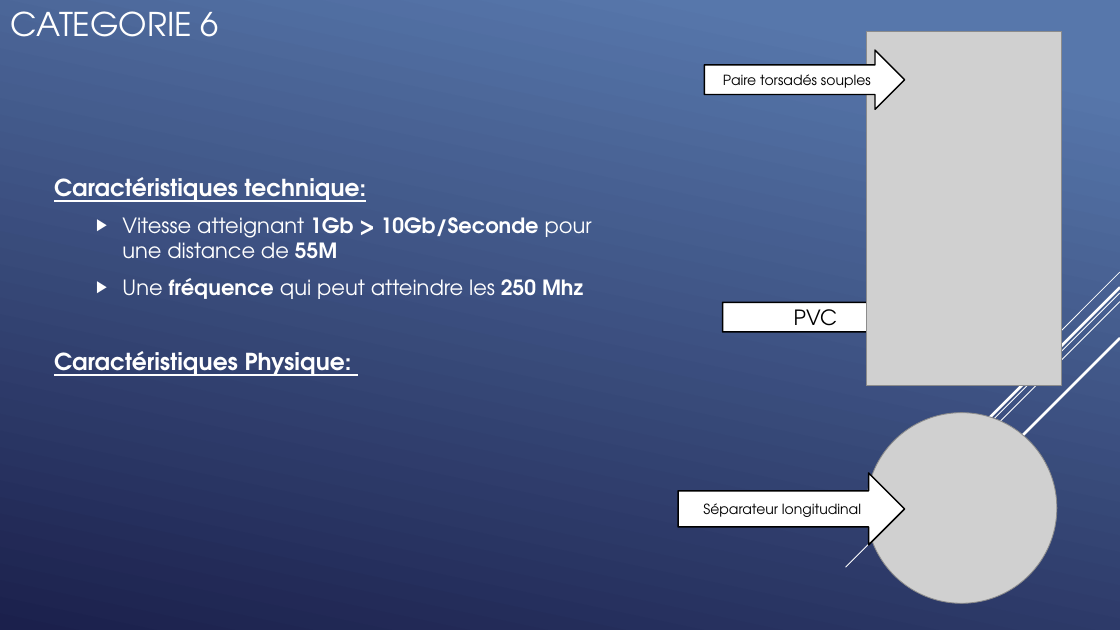
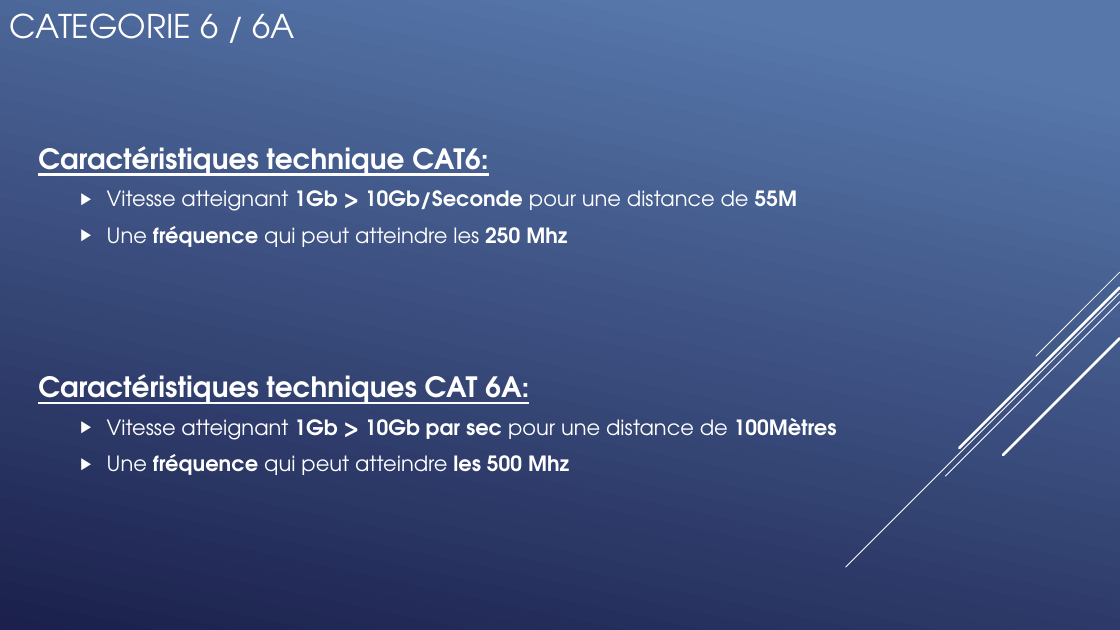
Before and after one commit to QuentinKrg/M214-Ethernet, a slide deck: slide 15 of Module 214 - Fabrication_Ethernet.pptx (slide 16 before the commit). Drawn at 1120x630 pixels with LibreOffice and Linux fonts; fonts in the diff are those of the drawing; grey boxes stand for pictures. Boxes give left, top, right and bottom in pixels: in the first picture for what was removed or moved away, otherwise in the second. Text is boxed around its words. In the diff, an @@ line names an element or a change of style, - is before the commit and + after.

```diff
--- a/Module 214 - Fabrication_Ethernet.pptx
+++ b/Module 214 - Fabrication_Ethernet.pptx
@@ title at <box>10,13,295,39</box>: text changed @@
-CATEGORIE 6
+CATEGORIE 6 / 6A
@@ right arrow removed at <box>704,50,904,110</box> @@
-Paire torsadés souples
@@ picture removed at <box>867,31,1062,386</box> @@
@@ text "Caractéristiques technique CAT6:": place and size @@
-text "Caractéristiques technique CAT6:" at <box>54,177,592,376</box>
+text "Caractéristiques technique CAT6:" at <box>38,146,837,475</box>
@@ text at <box>38,146,488,176</box>: text changed; size 20 to 24 pt @@
-Caractéristiques technique:
+Caractéristiques technique CAT6:
@@ right arrow removed at <box>723,287,923,347</box> @@
-PVC
@@ text at <box>38,374,837,475</box>: text changed; size 20 to 18 pt @@
-Caractéristiques Physique:
+Caractéristiques techniques CAT 6A:
+  ▶ Vitesse atteignant 1Gb > 10Gb par sec pour une distance de 100Mètres
+  ▶ Une fréquence qui peut atteindre les 500 Mhz
@@ picture removed at <box>866,413,1057,603</box> @@
@@ right arrow removed at <box>678,473,905,545</box> @@
-Séparateur longitudinal
```
Also in this commit, not shown: 2 other slides changed, 2 slides added, 5 slides removed.
